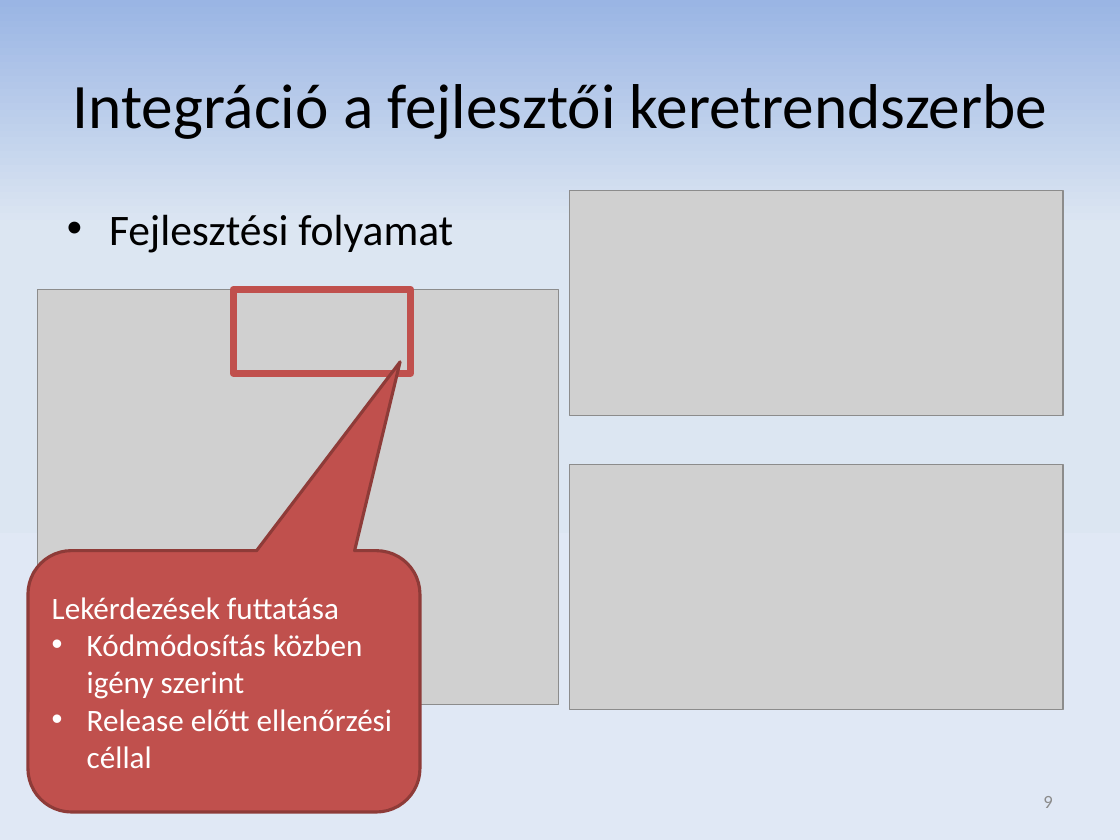
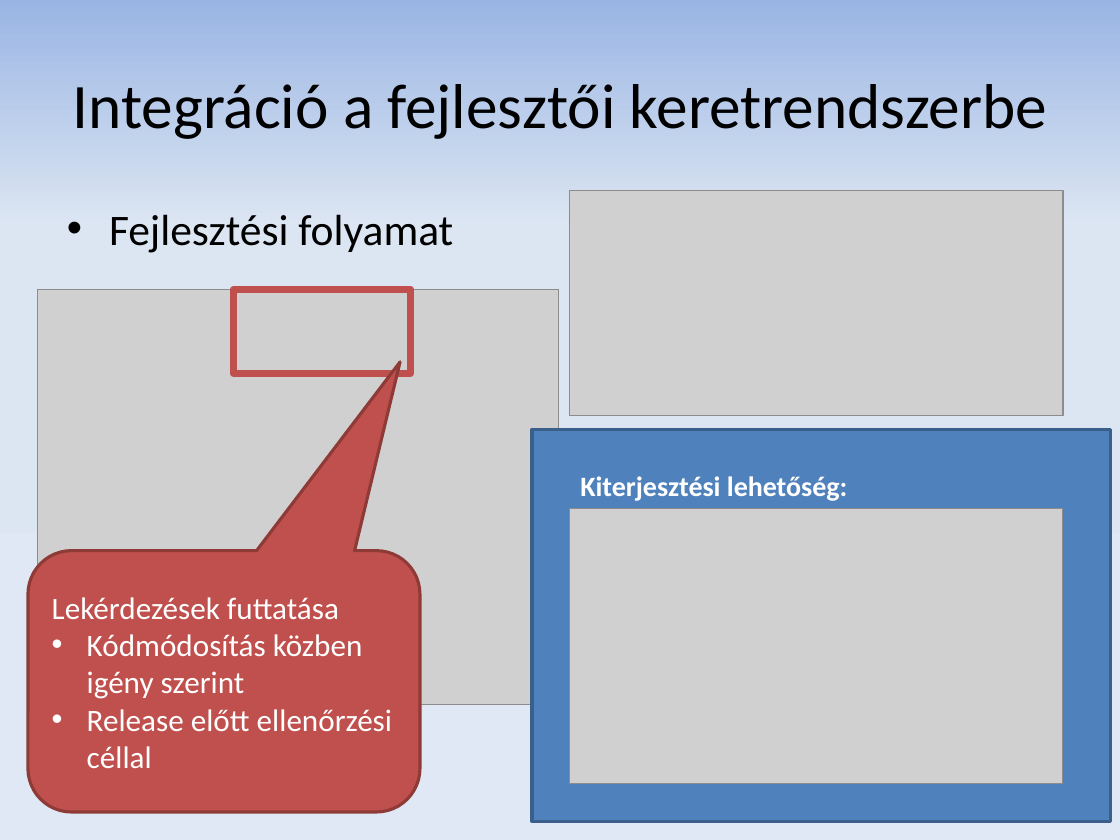
Before and after one commit to donat/incquery-deps, a slide deck: slide 10 of incquery-deps-documentation/presentation/tdk_pres_hu_v3.pptx (slide 9 before the commit). Drawn at 1120x840 pixels with LibreOffice and Linux fonts; fonts in the diff are those of the drawing; grey boxes stand for pictures. Boxes give left, top, right and bottom in pixels: in the first picture for what was removed or moved away, otherwise in the second. Text is boxed around its words. In the diff, an @@ line names an element or a change of style, - is before the commit and + after.

```diff
--- a/incquery-deps-documentation/presentation/tdk_pres_hu_v3.pptx
+++ b/incquery-deps-documentation/presentation/tdk_pres_hu_v3.pptx
@@ rectangle added at bbox=[532, 429, 1111, 821], fill #4F81BD, outline #3A5F8C 2 pt @@
@@ text added at bbox=[580, 476, 848, 501], 18 pt, text #FFFFFF, bold @@
+Kiterjesztési lehetőség:
@@ picture: place and size @@
-picture at bbox=[569, 465, 1063, 710]
+picture at bbox=[569, 508, 1063, 784]
@@ page number removed at bbox=[1043, 796, 1052, 808] @@
-9
```
Also in this commit, not shown: 12 other slides changed, 2 slides added, 7 slides removed.
